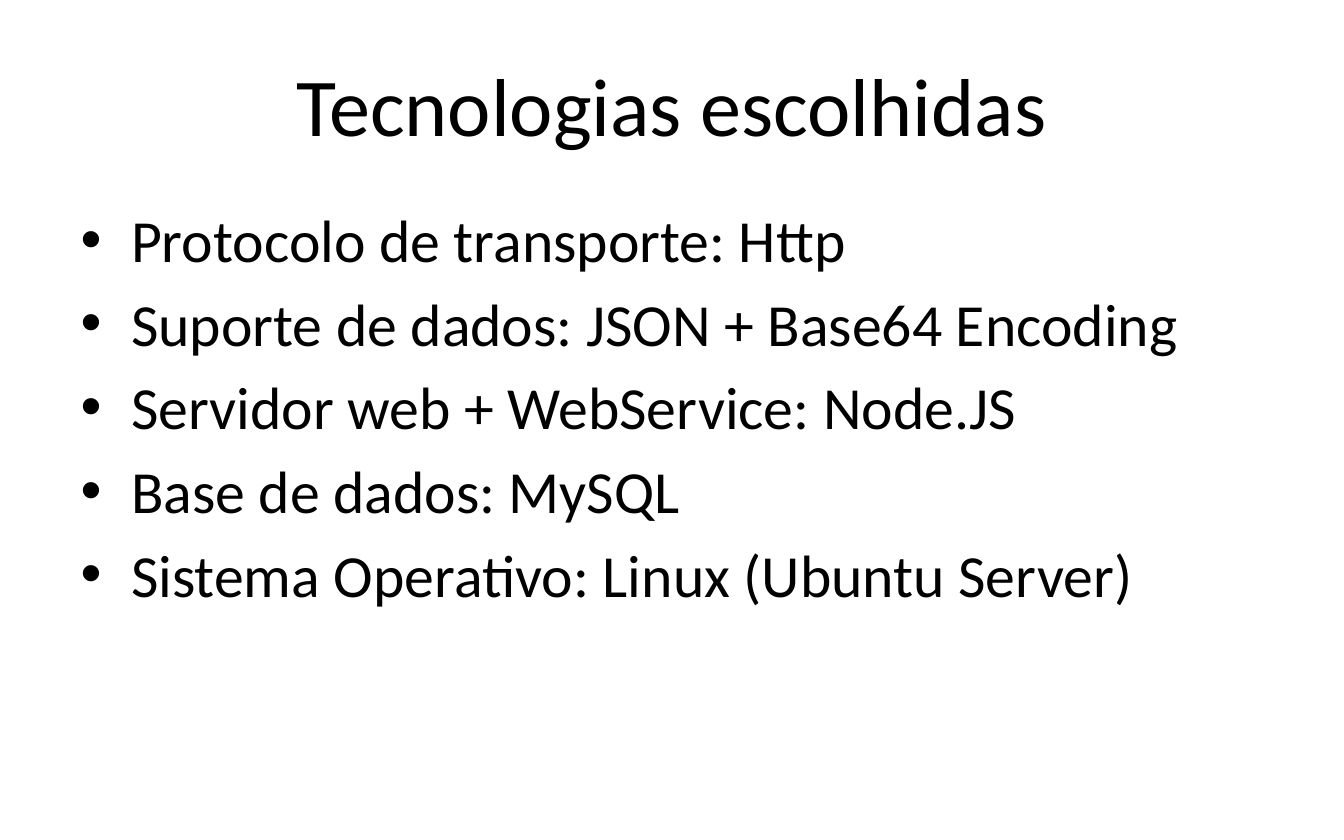
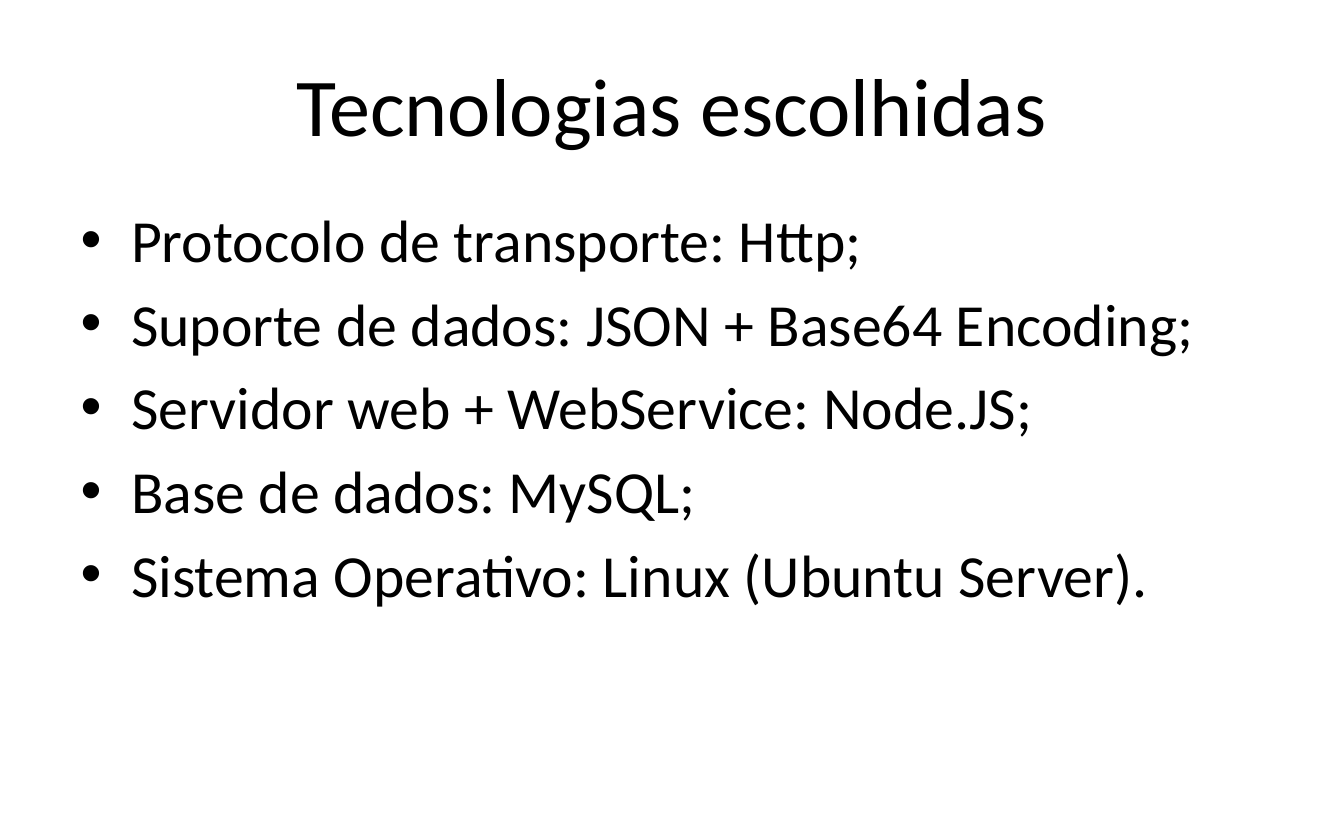
Before and after one commit to iptomar/letrinhas_si, a slide deck: slide 10 of Apresentacoes/v01.pptx. Drawn at 1344x840 pixels with LibreOffice and Linux fonts; fonts in the diff are those of the drawing; background and template pictures are left out. Boxes give left, top, right and bottom in pixels: in the first picture for what was removed or moved away, otherwise in the second. Text is boxed around its words. In the diff, an @@ line names an element or a change of style, - is before the commit and + after.

```diff
--- a/Apresentacoes/v01.pptx
+++ b/Apresentacoes/v01.pptx
@@ text at [131,220,1193,607]: text changed @@
-• Protocolo de transporte: Http
-• Suporte de dados: JSON + Base64 Encoding
-• Servidor web + WebService: Node.JS
-• Base de dados: MySQL
-• Sistema Operativo: Linux (Ubuntu Server)
+• Protocolo de transporte: Http;
+• Suporte de dados: JSON + Base64 Encoding;
+• Servidor web + WebService: Node.JS;
+• Base de dados: MySQL;
+• Sistema Operativo: Linux (Ubuntu Server).
```
Also in this commit, not shown: 10 other slides changed, 6 slides added.
